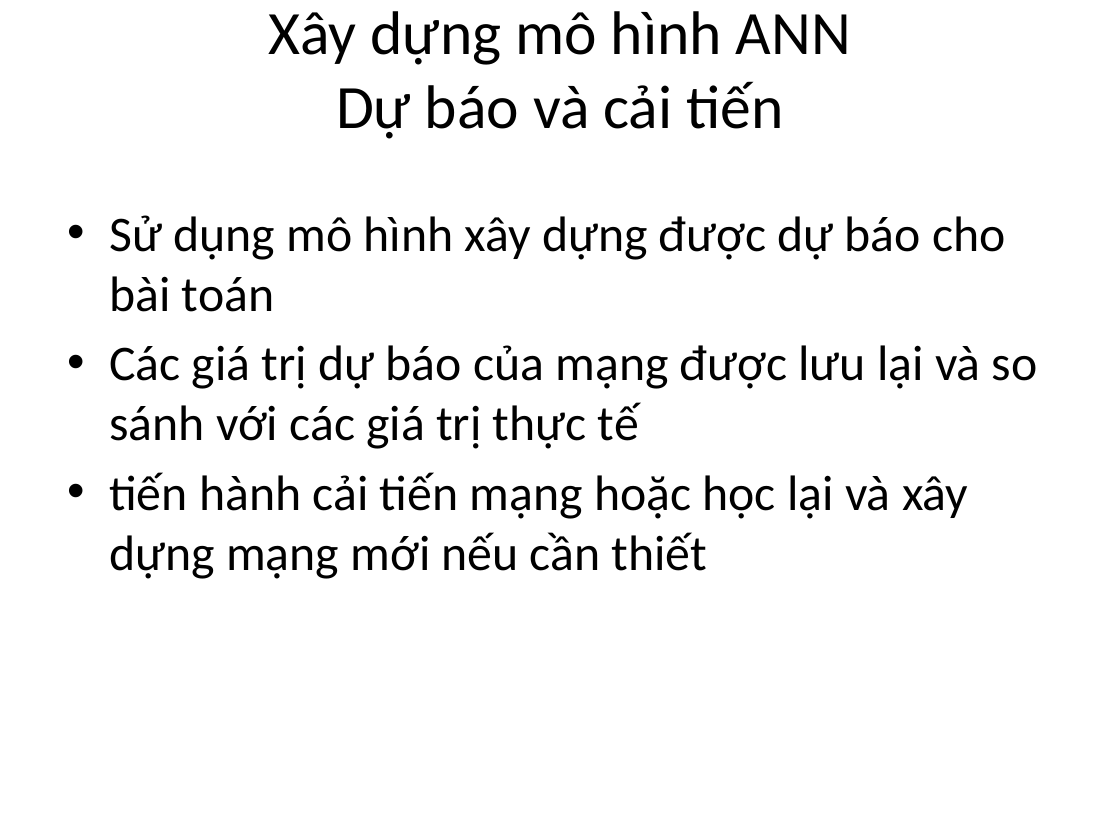
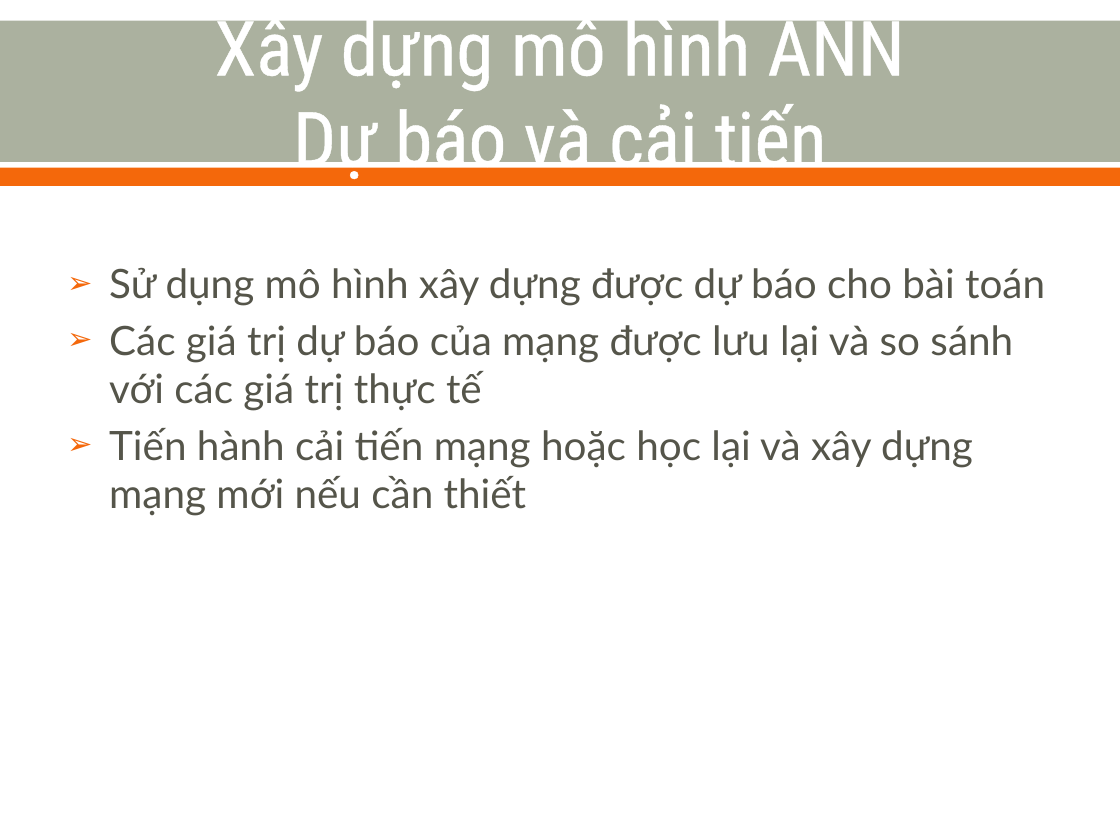
Before and after one commit to nvtthai/forecast-time-series, a slide deck: slide 47 of Report/Presentation.ppt (slide 35 before the commit). Drawn at 1120x840 pixels with LibreOffice and Linux fonts; fonts in the diff are those of the drawing. Boxes give left, top, right and bottom in pixels: in the first picture for what was removed or moved away, otherwise in the second. Text is boxed around its words. In the diff, an @@ line names an element or a change of style, - is before the commit and + after.

```diff
--- a/Report/Presentation.ppt
+++ b/Report/Presentation.ppt
@@ rectangle added at (x1=0, y1=20, x2=1120, y2=161), fill #ABB19F @@
@@ title "Xây dựng mô hình ANN ..." moved from (x1=269, y1=11, x2=851, y2=139) to (x1=215, y1=6, x2=905, y2=184) @@
@@ title "Xây dựng mô hình ANN ..." at (x1=215, y1=6, x2=905, y2=184): size 39.6 to 48.6 pt, font Calibri to Roboto Condensed, text colour #000000 to #FFFFFF, letter outline none to #FFFFFF 1.1 pt @@
@@ rectangle added at (x1=0, y1=168, x2=1120, y2=186), fill #F4680B @@
@@ text at (x1=109, y1=268, x2=1045, y2=411): size 32 to 26 pt, font Calibri to Lato, text colour #000000 to #55554A in "Sử dụng mô hình xây dựng được ...", "Các giá trị dự báo của mạng ..."; bullet • to ➢; less space between paragraphs @@
@@ text at (x1=109, y1=428, x2=973, y2=516): text changed; size 32 to 26 pt; font Calibri to Lato; text colour #000000 to #55554A @@
-• tiến hành cải tiến mạng hoặc học lại và xây dựng mạng mới nếu cần thiết
+➢ Tiến hành cải tiến mạng hoặc học lại và xây dựng mạng mới nếu cần thiết
```
Also in this commit, not shown: 34 other slides changed, 18 slides added, 4 slides removed, 1 other file.
